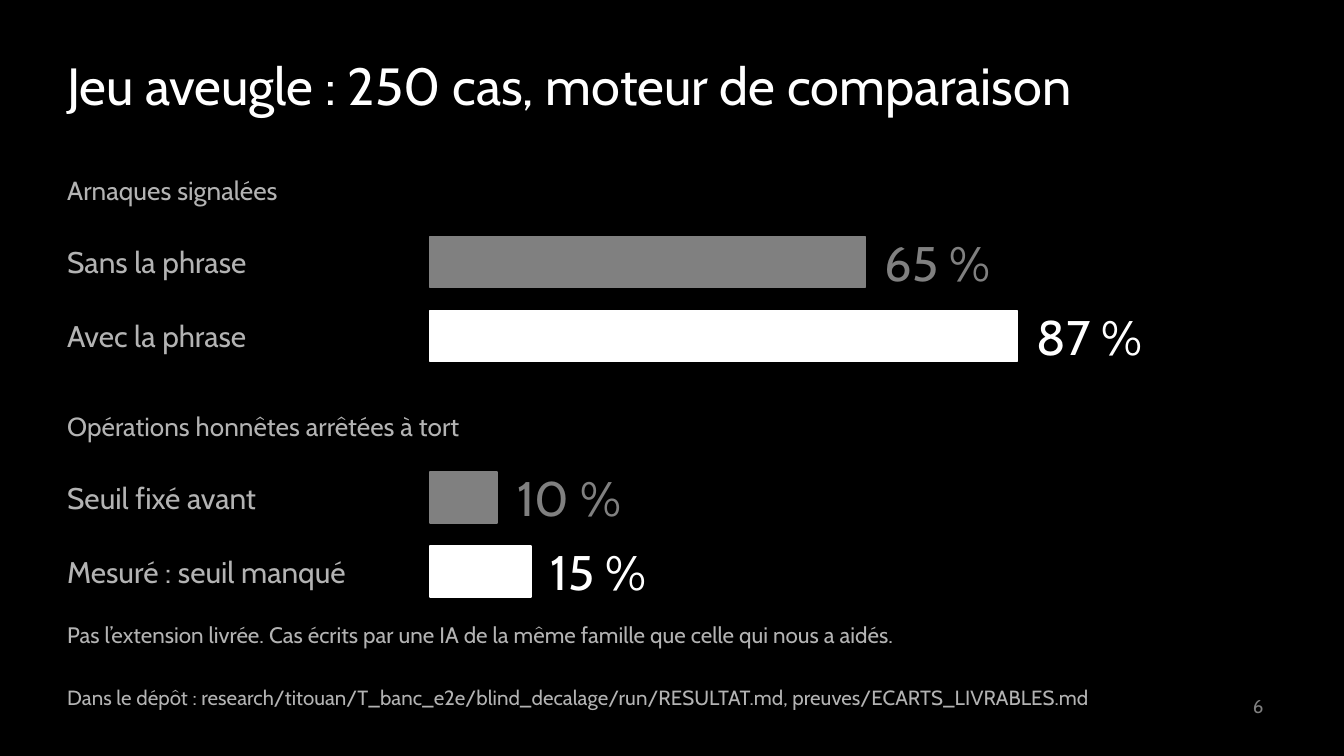
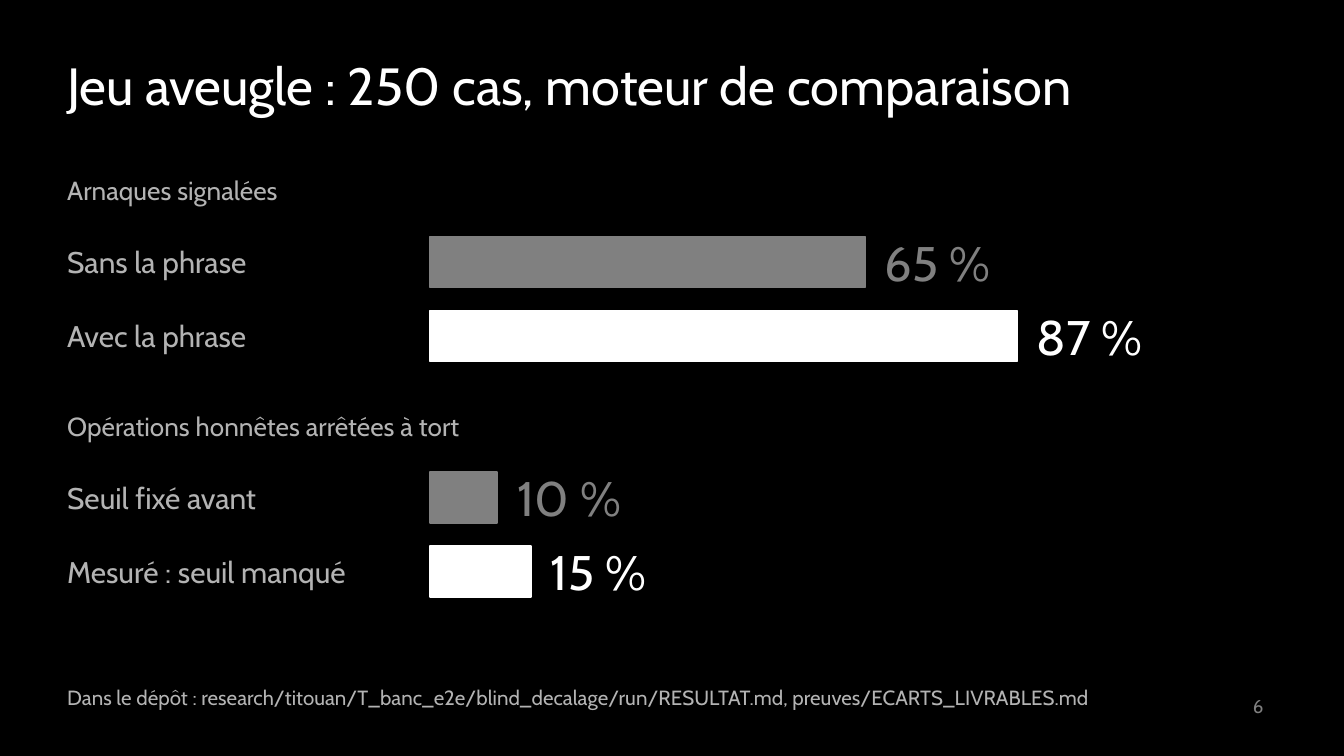
Before and after one commit to adembnn/secure-horizon, a slide deck: slide 6 of livrables/deck/holdup.pptx. Drawn at 1344x756 pixels with LibreOffice and Linux fonts; fonts in the diff are those of the drawing. Boxes give left, top, right and bottom in pixels: in the first picture for what was removed or moved away, otherwise in the second. Text is boxed around its words. In the diff, an @@ line names an element or a change of style, - is before the commit and + after.

```diff
--- a/livrables/deck/holdup.pptx
+++ b/livrables/deck/holdup.pptx
@@ text removed at [67, 626, 893, 649] @@
-Pas l’extension livrée. Cas écrits par une IA de la même famille que celle qui nous a aidés.
```
Also in this commit, not shown: 1 other slide changed, 3 other files.
